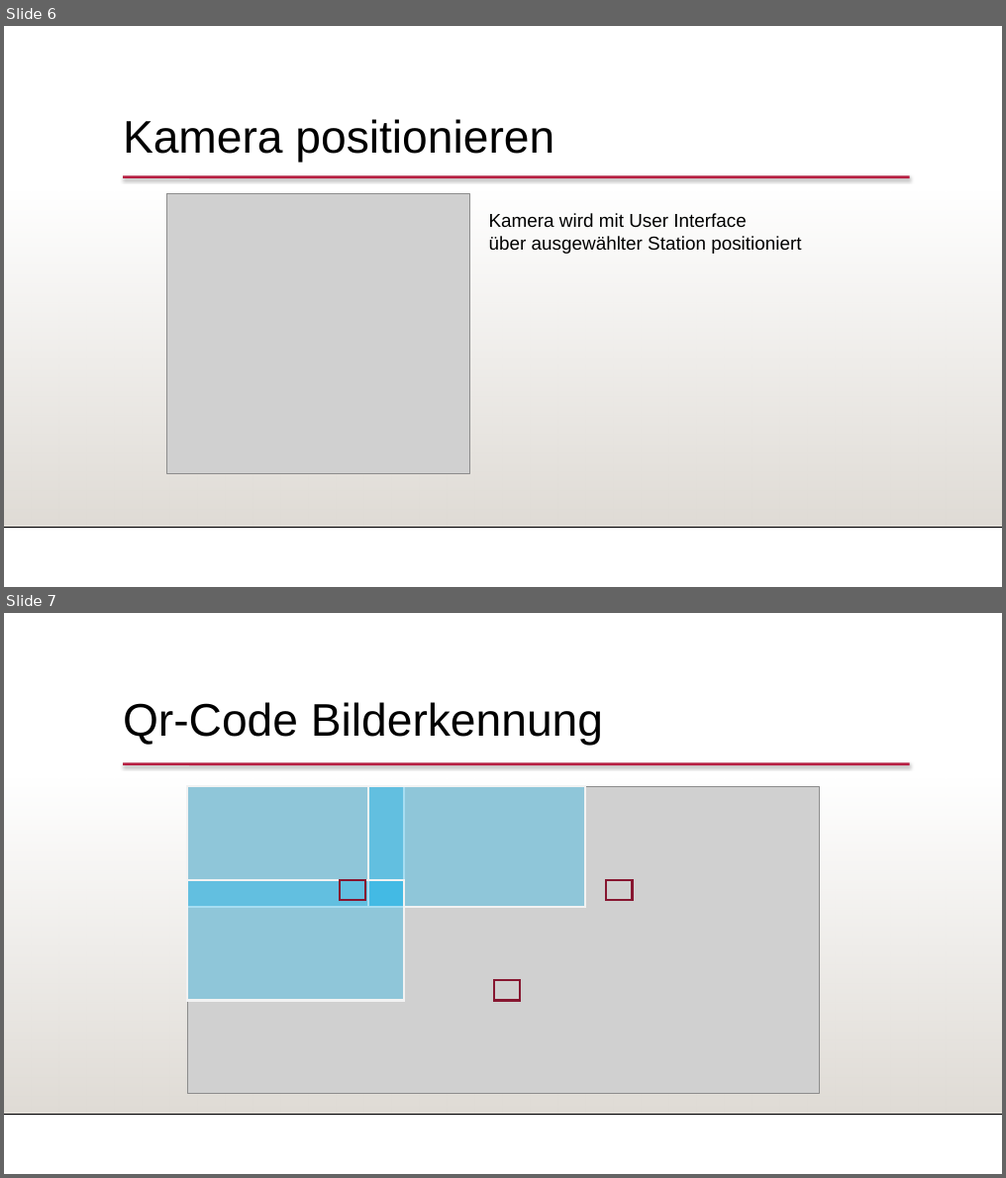
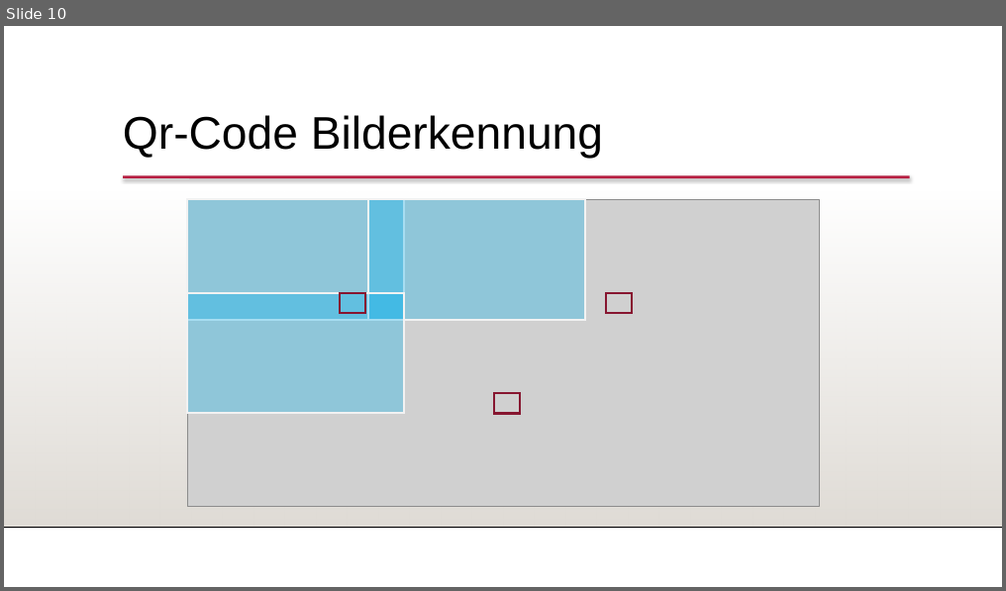
Before and after one commit to FeFi7/CarrierTracking, a slide deck: Präsentation/Teil2_Präsentation20_01_2021.pptx. Shown one above the other, each under a label of ours: slides 6 and 7 before the commit, slide 10 after it. The pictures are 1006x1178 and 1006x591 pixels, drawn with LibreOffice and Linux fonts; fonts in the diff are those of the drawing; grey boxes stand for pictures; background and template pictures are left out. Boxes give left, top, right and bottom in pixels: in the first picture for what was removed or moved away, otherwise in the second. Text is boxed around its words. In the diff, an @@ line names an element or a change of style, - is before the commit and + after.

```diff
--- a/Präsentation/Teil2_Präsentation20_01_2021.pptx
+++ b/Präsentation/Teil2_Präsentation20_01_2021.pptx
@@ slide 6 removed at [4, 26, 1002, 587], background #FFFFFF; not listed: 3 template elements that a slide beside it also shows @@
@@ text removed at [123, 119, 554, 163] @@
-Kamera positionieren
@@ picture removed at [167, 193, 469, 474] @@
@@ text removed at [489, 213, 801, 254] @@
-Kamera wird mit User Interface
-über ausgewählter Station positioniert
@@ what was slide 7 is now slide 10 @@
```
Also in this commit, not shown: 1 slide changed, 9 slides added, 3 other slides removed.
